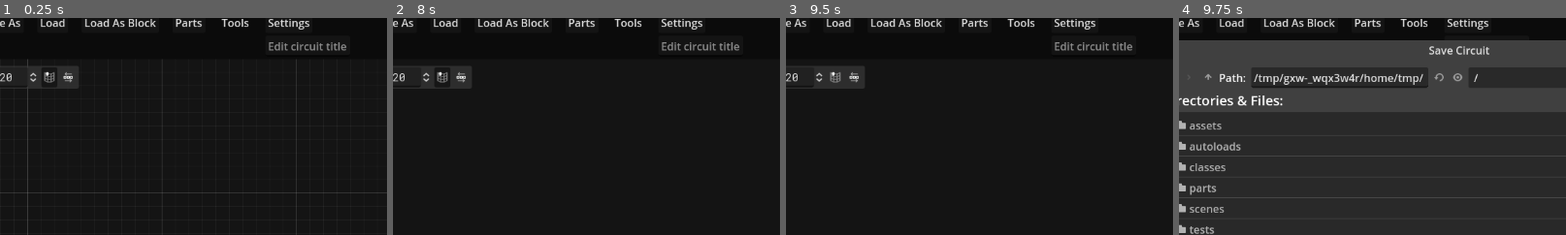
Above: before the commit, frames 1-4 (left to right).
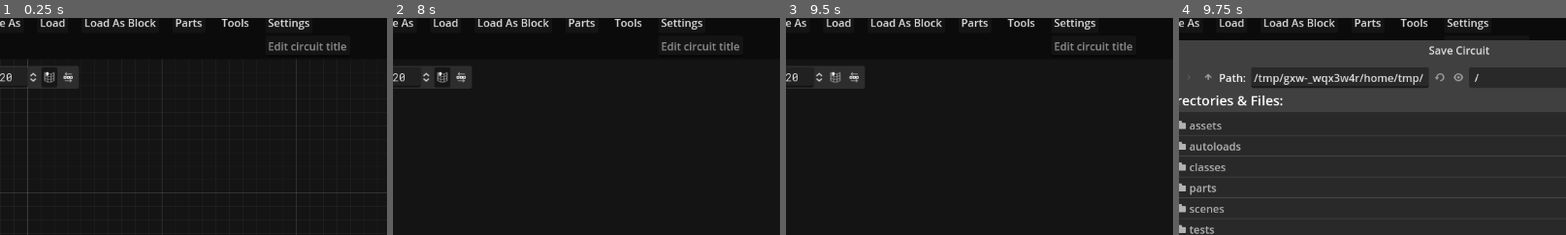
Above: after the commit, the same moments.

Repository: andrew-wilkes/logic-simulator-2
Game: Godot game, scene res://main.tscn
The game is run twice, just before and just after one commit, with the same random seed, the same clock (stepped at 60 frames per second) and the same inputs.
Inputs (mouse positions are % of the whole screen's width and height, from its top left):
- Up to frame 1 (0.25 s): no input
- Up to frame 2 (8 s): click (53, 8) at 0.52 s; type "Alex" at 0.6 s; click "New" at 1.25 s; click "New" at 2 s; click "Parts" at 2.75 s; click "Tools" at 3.5 s; click "Learn" at 4.25 s; click (2, 15) at 5 s; click (7, 15) at 5.75 s; click (10, 15) at 6.5 s; click (12, 15) at 7.25 s
- Up to frame 3 (9.5 s): click (20, 15) at 8 s; click (23, 15) at 8.75 s
- Up to frame 4 (9.75 s): click "Save" at 9.5 s
The pictures show only the part of the screen within x 14-64%, y 1-51%; the shares and areas given below are measured in that part.

Frames 1-3 are identical in both runs. In frame 4, 0.1% of the frame differs, in the area x 64-78%, y 25-32%.

Commit message:
Remove defunct clock class

Diff:
--- a/src/classes/clock_state.gd
+++ /dev/null
@@ -1,9 +0,0 @@
-extends RefCounted
-
-class_name ClockState
-
-var source = false # Will be set by a clocked input
-var eval = false # Signals to clocked part to evaluate its inputs
-
-func _to_string():
-	return str({ "source": source, "eval": eval })
--- a/src/scenes/help_tabs.tscn
+++ b/src/scenes/help_tabs.tscn
@@ -54,7 +54,7 @@
 
 IO parts are required in order to obtain IO pins for block parts. One side of each of these parts should be fully un-co …(280 unchanged characters)…
 
-Circuits containing blocks that have been saved may also be  …(215 unchanged characters)… volve coloring wires and visual elements except for surfaced displays.
+Circuits containing blocks that have been saved may also be  …(215 unchanged characters)… volve coloring wires and visual elementss.
 
 Displays left in blocks will be shown in the block part unless marked to be hidden.
 
@@ -65,7 +65,7 @@
 
 Right-clicking on the IO part opens a panel that contains controls for entering the value, adjusting the value with a slider, or stepping the value up or down. The step buttons act like on a keyboard with a repeating action if held down. The panel may be moved so as not to obscure parts.
 
-IO parts also, capture and display values that they re …(273 unchanged characters)…
+IO parts also capture and display values that they re …(273 unchanged characters)…
 
 It is best practice to only use the bus input or wire inputs for an IO part to avoid them fighting over what is the input value. When manually entering values with the slider or buttons, the Range setting limits the maximum value.
 
@@ -81,7 +81,7 @@
 
 The New button erases the circuit, Save saves to the current file or initiates the SaveAs dialog, and Load is used to o …(294 unchanged characters)…
 
-Quit the App. by pressing the Esc key. This prompts you to save the cicuit if unsaved changes exist. Unsaved changes are indicated by a red color of the file name.
+Quit the App. by pressing the Esc key. sUnsaved changes are indicated by a red color of the file name.
 "
 
 [node name="Shortcuts" type="MarginContainer" parent="."]
@@ -233,7 +233,17 @@
  ROM - the popup panel allows for choosing a data file (in .hack or .bin format) to load into the memory
  RAM - the popup panel provides a hex viewer/editor for the contents of the memory
  TextView - the popup panel allows for choosing a text file to be associated with this part
+Note - this allows for keeping some notes to save with your circuit
 [/ul]
+
+[b]MemoryInjector[/b]
+This part is used when testing RAM where the test involves setting a value in memory. It is set to an address value and connected to any bus output of the memory chip. Also, it needs a name to correspond with an input pin defined in the test script.
+
+[b]MemoryProbe[/b]
+This part is used by the tester to monitor the value stored at a memory address that is set on the part. The part is attached to any bus output of the memory chip.
+
+[b]Wire[/b] - used for tester input and output pins.
+[b]Bus[/b] -  also used for tester input and output pins.
 
 [b]RAM Memory Inspector[/b]
 Using this pop-up panel of a RAM chip, you are able to step through pages of the memory to view the contents of the words/bytes of data and see any ASCII characters that may be present.
@@ -243,6 +253,19 @@
 Hovering the mouse over a cell will display the value in binary form.
 
 You may also erase the memory, and reconfigure its size and bit depth.
+
+[b]Keyboard[/b] allows for entering key codes by typing in its' text input box.
+
+[b]BusTap[/b]  allows for splitting out a data bit from a bus to a wire. The bit number is specified on the part.
+
+[b]Display[/b]
+This allows for 1 or more 7 segment displays with an optional decimal point. The color may be set and the display mode.
+The input value is displayed as decimal, hexadecimal, binary, or something approximating the ASCII character for each byte.
+The dp_select input value sets the position of the decimal point for values over zero. Zero means don't show a decimal point.
+
+[b]Clock[/b]
+This has a clock pulse output and a reset output. The reset is toggled high and low with each press of the button.
+The clock may be manually toggled or the slider bar moved to set a constant rate of pulses.s
 
 [b]ALU[/b]
 
